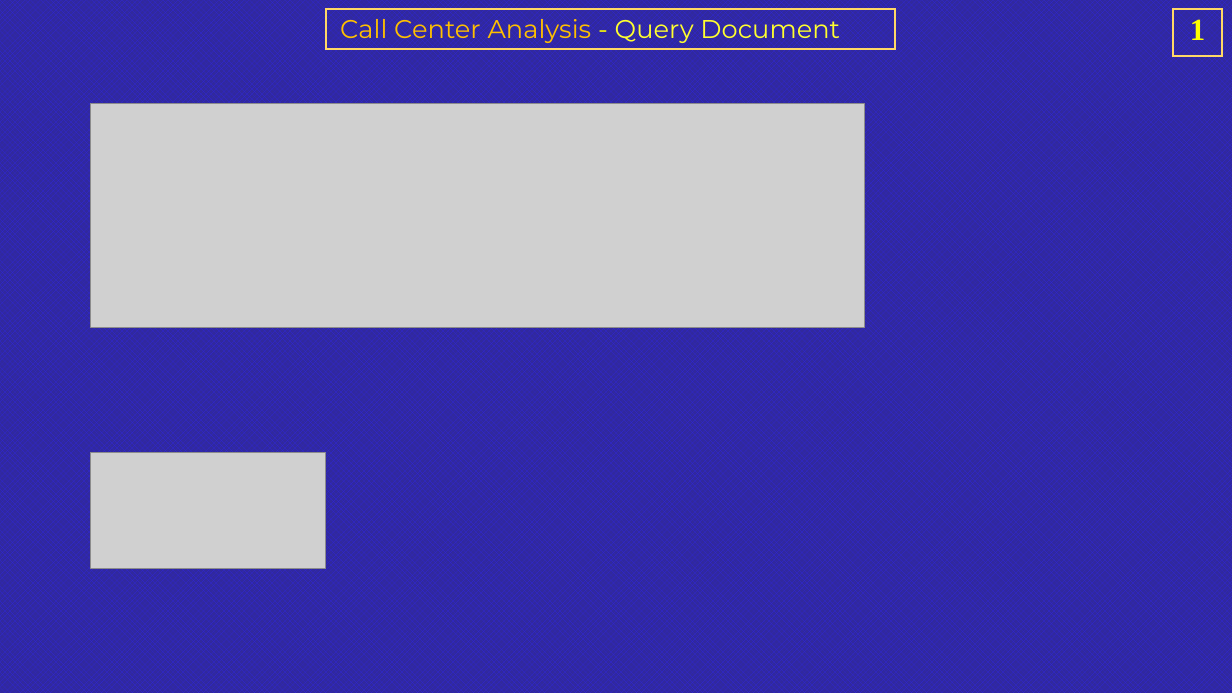
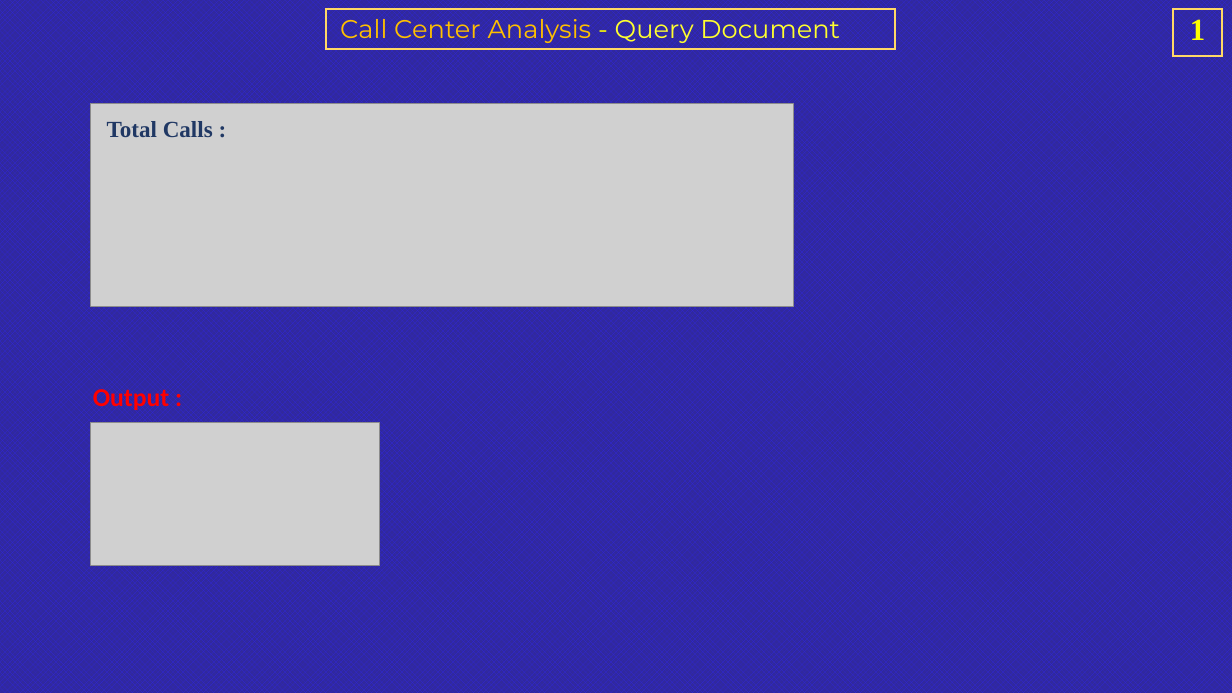
Before and after one commit to rashmi0007/call_center_dashboard, a slide deck: slide 1 of Query_doc_powerpoint.pptx. Drawn at 1232x693 pixels with LibreOffice and Linux fonts; fonts in the diff are those of the drawing; grey boxes stand for pictures. Boxes give left, top, right and bottom in pixels: in the first picture for what was removed or moved away, otherwise in the second. Text is boxed around its words. In the diff, an @@ line names an element or a change of style, - is before the commit and + after.

```diff
--- a/Query_doc_powerpoint.pptx
+++ b/Query_doc_powerpoint.pptx
@@ picture: place and size @@
-picture at bbox=[91, 104, 865, 327]
+picture at bbox=[91, 104, 793, 306]
@@ text added at bbox=[107, 121, 213, 137], 18 pt, text #203864, bold @@
+Total Calls :
@@ text added at bbox=[93, 389, 169, 410], 20 pt, text #FF0000, bold @@
+Output :
@@ picture: place and size @@
-picture at bbox=[91, 453, 325, 568]
+picture at bbox=[91, 423, 379, 566]
```
Also in this commit, not shown: 12 other slides changed, 1 other file.
